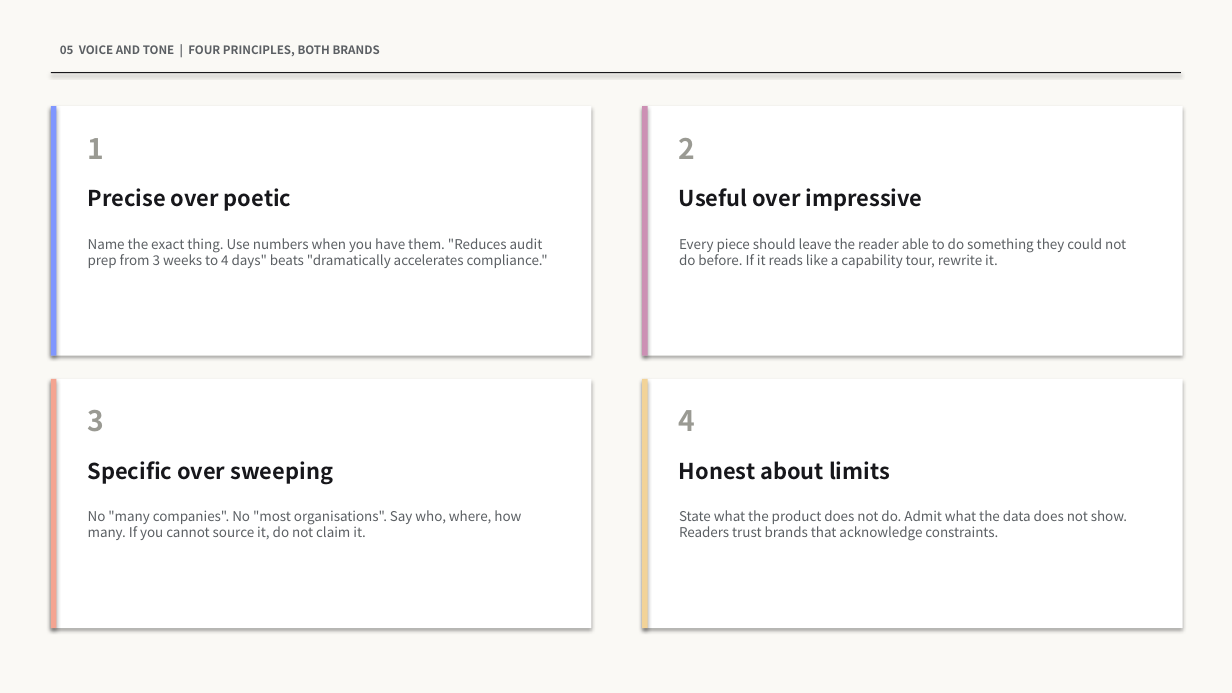
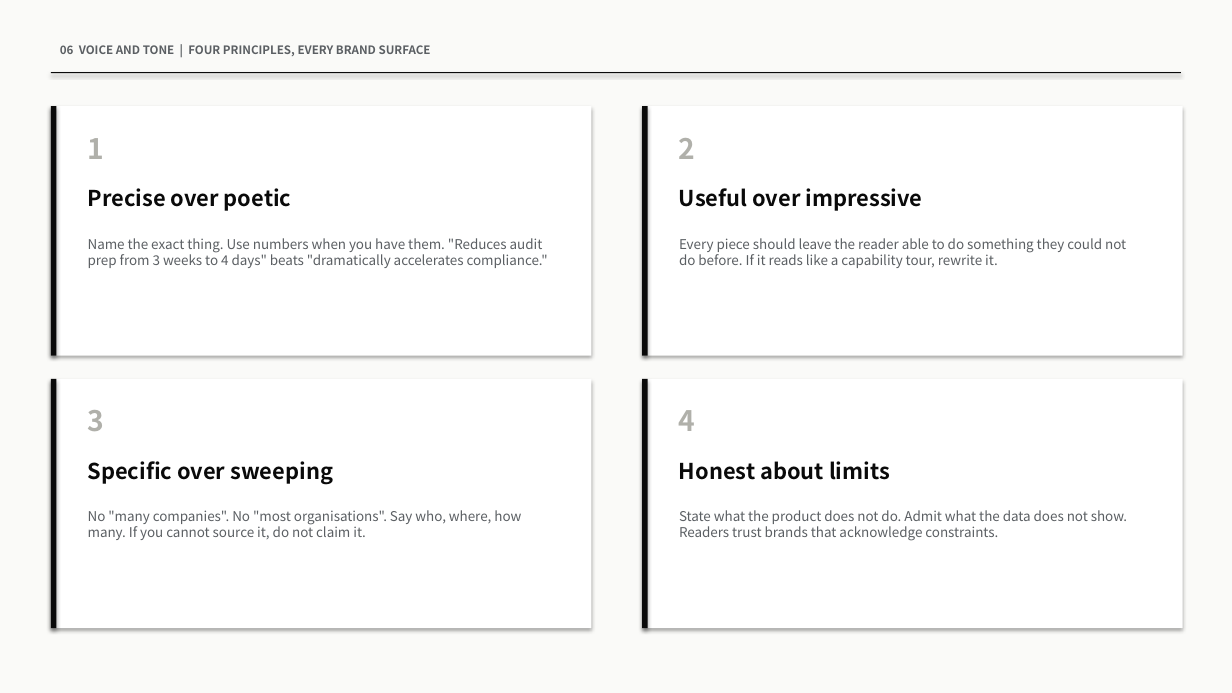
Before and after one commit to ai-luminati-collab/Cadence-Architecture-Deck, a slide deck: slide 8 of PremAI-Fluso-Brand-Bible.pptx (slide 7 before the commit). Drawn at 1232x693 pixels with LibreOffice and Linux fonts; fonts in the diff are those of the drawing. Boxes give left, top, right and bottom in pixels: in the first picture for what was removed or moved away, otherwise in the second. Text is boxed around its words. In the diff, an @@ line names an element or a change of style, - is before the commit and + after.

```diff
--- a/PremAI-Fluso-Brand-Bible.pptx
+++ b/PremAI-Fluso-Brand-Bible.pptx
@@ rectangle at box(0, 0, 1232, 693): fill #FAF9F5 to #FAFAF8 @@
@@ text at box(60, 45, 431, 56): text changed @@
-05 VOICE AND TONE | FOUR PRINCIPLES, BOTH BRANDS
+06 VOICE AND TONE | FOUR PRINCIPLES, EVERY BRAND SURFACE
@@ rectangle at box(51, 72, 1181, 73): fill #17171B to #0A0A0A @@
@@ rectangle at box(51, 106, 56, 356): fill #7F96FF to #0A0A0A @@
@@ rectangle at box(642, 106, 648, 356): fill #CC90B4 to #0A0A0A @@
@@ rectangle at box(51, 379, 56, 628): fill #F4A491 to #0A0A0A @@
@@ rectangle at box(642, 379, 648, 628): fill #F2D398 to #0A0A0A @@
@@ text colour #9A9A93 to #B0B0AA in 4 elements at box(88, 138, 105, 159), box(679, 138, 696, 159), box(88, 410, 105, 431), box(679, 410, 696, 431) @@
@@ text colour #17171B to #0A0A0A in 4 elements at box(88, 188, 292, 211), box(679, 188, 923, 211), box(88, 461, 333, 485), box(679, 461, 890, 480) @@
```
Also in this commit, not shown: 21 other slides changed, 3 slides added, 2 slides removed, 1 other file.
